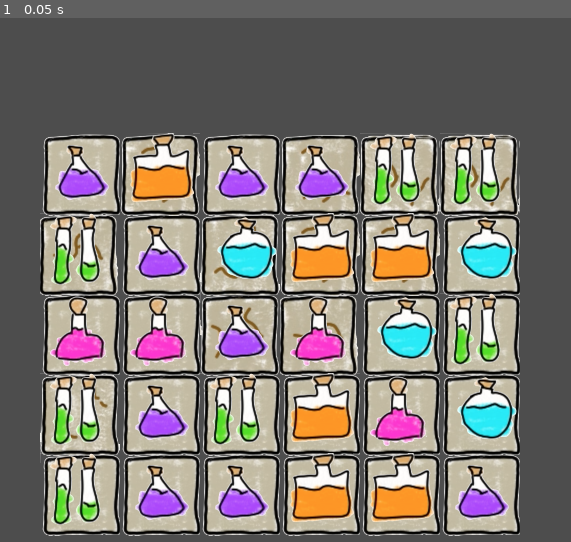
Above: before the commit, frame 1.
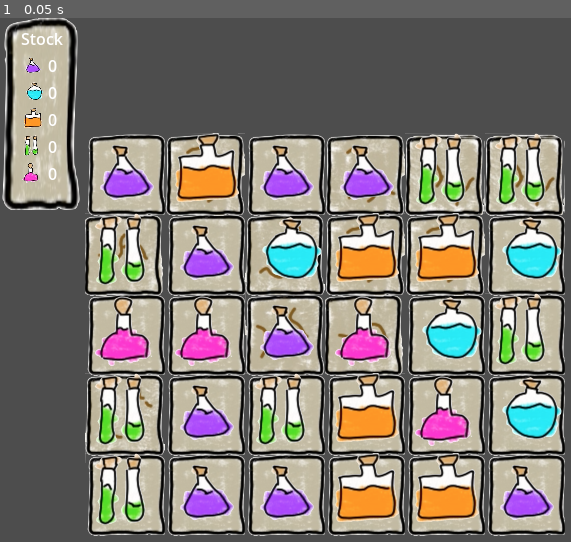
Above: after the commit, the same moment.

Repository: cncarey/PirateSoftwareJam15
Game: Godot game, scene res://Scenes/MainShop.tscn
Same seed, same stepped clock (60 frames per second), same inputs: the game is played once before the commit and once after it. The project has no main scene, so this scene is started directly.
Inputs:
- Up to frame 1 (0.05 s): no input

The runs differ from the first frame. In frame 1, 58% of the frame differs, in the area x 0-99%, y 0-99%.

Commit message:
#2 add basic UI for potions collected #3 and track/add/remove from the inventory
#2 add basic UI for potions collected #3 and track/add/remove from the inventory

Diff:
--- /dev/null
+++ b/Global.gd
@@ -0,0 +1,81 @@
+extends Node
+
+# Called when the node enters the scene tree for the first time.
+func _ready():
+	pass
+
+#purple
+@export var purple = 0 :
+	set(value):
+		purple = maxi(0, value)
+		purple_changed.emit(purple)
+	get:
+		return purple
+func tryTakePurple(dec: int) -> bool:
+	if purple - dec < 0:
+		return false
+	else:
+		purple -= dec
+		return true
+
+#blue
+@export var blue = 0 :
+	set(value):
+		blue = maxi(0, value)
+		blue_changed.emit(blue)
+	get:
+		return blue
+func tryTakeBlue(dec: int) -> bool:
+	if blue - dec < 0:
+		return false
+	else:
+		blue -= dec
+		return true
+
+#orange
+@export var orange = 0 :
+	set(value):
+		orange = maxi(0, value)
+		orange_changed.emit(orange)
+	get:
+		return orange
+func tryTakeOrange(dec: int) -> bool:
+	if orange - dec < 0:
+		return false
+	else:
+		orange -= dec
+		return true
+
+#green
+@export var green = 0 :
+	set(value):
+		green = maxi(0, value)
+		green_changed.emit(green)
+	get:
+		return green
+func tryTakeGreen(dec: int) -> bool:
+	if green - dec < 0:
+		return false
+	else:
+		green -= dec
+		return true
+
+#pink
+@export var pink = 0 :
+	set(value):
+		pink = maxi(0, value)
+		pink_changed.emit(pink)
+	get:
+		return pink
+func tryTakePink(dec: int) -> bool:
+	if pink - dec < 0:
+		return false
+	else:
+		pink -= dec
+		return true
+
+signal purple_changed(ammo)
+signal blue_changed(ammo)
+signal orange_changed(ammo)
+signal green_changed(ammo)
+signal pink_changed(ammo)
--- a/Scenes/MainShop.tscn
+++ b/Scenes/MainShop.tscn
@@ -1,14 +1,17 @@
-[gd_scene load_steps=2 format=3 uid="uid://c1sm4f0hdd0g6"]
+[gd_scene load_steps=3 format=3 uid="uid://c1sm4f0hdd0g6"]
 
 [ext_resource type="Script" path="res://Scenes/grid.gd" id="1_8rfly"]
+[ext_resource type="PackedScene" uid="uid://8iu0ai5gbim8" path="res://UI/stock_ui.tscn" id="1_xwje5"]
 
 [node name="GameWindow" type="Node2D"]
+
+[node name="StockUI" parent="." instance=ExtResource("1_xwje5")]
 
 [node name="grid" type="Node2D" parent="."]
 script = ExtResource("1_8rfly")
 width = 6
 height = 5
-xStart = 80
+xStart = 125
 yStart = 480
 xOffset = 80
 yOffeset = 80
--- a/Scenes/grid.gd
+++ b/Scenes/grid.gd
@@ -137,25 +137,20 @@
 					var right = w + 1
 					if potions[left][h] != null && potions[right][h] != null:
 						if potions[left][h].curPotionType == curPotionType && potions[right][h].curPotionType == curPotionType:
-							updatePotion(potions[left][h] as potion)
-							updatePotion(potions[w][h] as potion)
-							updatePotion(potions[right][h] as potion)
+							potions[left][h].onMatch()
+							potions[w][h].onMatch()
+							potions[right][h].onMatch()
 				if h > 0 && h < height - 1:
 					var up = h - 1
 					var down = h + 1
 					if potions[w][up] != null && potions[w][down] != null:
 						if potions[w][up].curPotionType == curPotionType && potions[w][down].curPotionType == curPotionType:
-							updatePotion(potions[w][up] as potion)
-							updatePotion(potions[w][h] as potion)
-							updatePotion(potions[w][down] as potion)
+							potions[w][up].onMatch()
+							potions[w][h].onMatch()
+							potions[w][down].onMatch()
 
 	await get_tree().create_timer(.3).timeout
 	destroyMatched()
-
-func updatePotion(item: potion):
-	item.hasMatch = true
-	item.onMatch()
-	pass
 
 func destroyMatched():
 	for w in width:
@@ -164,3 +159,17 @@
 				if potions[w][h].hasMatch:
 					potions[w][h].queue_free()
 					potions[w][h] = null
+
+	await get_tree().create_timer(.3).timeout
+	collapseColumns()
+
+func collapseColumns():
+	for w in width:
+		for h in height:
+			if potions[w][h] == null:
+				for k in range(h + 1, height):
+					if potions[w][k] != null:
+						potions[w][k].move(gridToPixel(w, h))
+						potions[w][h] = potions[w][k]
+						potions[w][k] = null
+						break
--- a/Scenes/potion.gd
+++ b/Scenes/potion.gd
@@ -24,4 +24,17 @@
 func onMatch():
 	sprite_2d.modulate = Color(1,1,1,.5)
 	#update my corresponding inventory item
-	pass
+	if !hasMatch:
+		match curPotionType:
+			potionTypes.purple:
+				Global.purple += 1
+			potionTypes.blue:
+				Global.blue += 1
+			potionTypes.orange:
+				Global.orange += 1
+			potionTypes.green:
+				Global.green += 1
+			potionTypes.pink:
+				Global.pink += 1
+
+	hasMatch = true
--- /dev/null
+++ b/UI/stock_ui.gd
@@ -0,0 +1,38 @@
+extends Control
+
+@onready var purple_count = %PurpleCount
+@onready var blue_count = %BlueCount
+@onready var orange_count = %OrangeCount
+@onready var green_count = %GreenCount
+@onready var pink_count = %PinkCount
+
+
+# Called when the node enters the scene tree for the first time.
+func _ready():
+	updatePurple(Global.purple)
+	updateBlue(Global.blue)
+	updateOrange(Global.orange)
+	updateGreen(Global.green)
+	updatePink(Global.pink)
+
+	Global.purple_changed.connect(updatePurple)
+	Global.blue_changed.connect(updateBlue)
+	Global.orange_changed.connect(updateOrange)
+	Global.green_changed.connect(updateGreen)
+	Global.pink_changed.connect(updatePink)
+	pass # Replace with function body.
+
+func updatePurple(count: int):
+	purple_count.text = str(count)
+
+func updateBlue(count: int):
+	blue_count.text = str(count)
+
+func updateOrange(count: int):
+	orange_count.text = str(count)
+
+func updateGreen(count: int):
+	green_count.text = str(count)
+
+func updatePink(count: int):
+	pink_count.text = str(count)
--- /dev/null
+++ b/UI/stock_ui.tscn
@@ -0,0 +1,139 @@
+[gd_scene load_steps=9 format=3 uid="uid://8iu0ai5gbim8"]
+
+[ext_resource type="Script" path="res://UI/stock_ui.gd" id="1_debrp"]
+[ext_resource type="Texture2D" uid="uid://q7lgopk72l3c" path="res://Assets/alchemyArt.png" id="1_fjrp3"]
+
+[sub_resource type="AtlasTexture" id="AtlasTexture_vrwxp"]
+atlas = ExtResource("1_fjrp3")
+region = Rect2(803, 183, 160, 161)
+
+[sub_resource type="AtlasTexture" id="AtlasTexture_hwxeq"]
+atlas = ExtResource("1_fjrp3")
+region = Rect2(0, 0, 160, 160)
+
+[sub_resource type="AtlasTexture" id="AtlasTexture_eils8"]
+atlas = ExtResource("1_fjrp3")
+region = Rect2(160, 0, 160, 160)
+
+[sub_resource type="AtlasTexture" id="AtlasTexture_k4p7p"]
+atlas = ExtResource("1_fjrp3")
+region = Rect2(320, 0, 160, 160)
+
+[sub_resource type="AtlasTexture" id="AtlasTexture_83o47"]
+atlas = ExtResource("1_fjrp3")
+region = Rect2(480, 0, 160, 160)
+
+[sub_resource type="AtlasTexture" id="AtlasTexture_e6jkk"]
+atlas = ExtResource("1_fjrp3")
+region = Rect2(650, 0, 160, 160)
+
+[node name="StockUI" type="Control"]
+layout_mode = 3
+anchors_preset = 15
+anchor_right = 1.0
+anchor_bottom = 1.0
+grow_horizontal = 2
+grow_vertical = 2
+script = ExtResource("1_debrp")
+
+[node name="NinePatchRect" type="NinePatchRect" parent="."]
+layout_mode = 0
+offset_right = 80.0
+offset_bottom = 192.0
+texture = SubResource("AtlasTexture_vrwxp")
+patch_margin_left = 15
+patch_margin_top = 14
+patch_margin_right = 12
+patch_margin_bottom = 11
+
+[node name="MarginContainer" type="MarginContainer" parent="."]
+layout_mode = 2
+offset_right = 56.0
+offset_bottom = 172.0
+theme_override_constants/margin_left = 21
+theme_override_constants/margin_top = 9
+theme_override_constants/margin_right = 7
+theme_override_constants/margin_bottom = 0
+
+[node name="VBoxContainer" type="VBoxContainer" parent="MarginContainer"]
+layout_mode = 2
+
+[node name="Stock" type="Label" parent="MarginContainer/VBoxContainer"]
+layout_mode = 2
+text = "Stock"
+
+[node name="PurpleContainer" type="HBoxContainer" parent="MarginContainer/VBoxContainer"]
+unique_name_in_owner = true
+layout_mode = 2
+
+[node name="PurpleIcon" type="TextureRect" parent="MarginContainer/VBoxContainer/PurpleContainer"]
+unique_name_in_owner = true
+layout_mode = 2
+texture = SubResource("AtlasTexture_hwxeq")
+expand_mode = 3
+
+[node name="PurpleCount" type="Label" parent="MarginContainer/VBoxContainer/PurpleContainer"]
+unique_name_in_owner = true
+layout_mode = 2
+text = "0
+"
+
+[node name="BlueContainer" type="HBoxContainer" parent="MarginContainer/VBoxContainer"]
+unique_name_in_owner = true
+layout_mode = 2
+
+[node name="BlueIcon" type="TextureRect" parent="MarginContainer/VBoxContainer/BlueContainer"]
+unique_name_in_owner = true
+layout_mode = 2
+texture = SubResource("AtlasTexture_eils8")
+expand_mode = 3
+
+[node name="BlueCount" type="Label" parent="MarginContainer/VBoxContainer/BlueContainer"]
+unique_name_in_owner = true
+layout_mode = 2
+text = "0"
+
+[node name="OrangeContainer" type="HBoxContainer" parent="MarginContainer/VBoxContainer"]
+unique_name_in_owner = true
+layout_mode = 2
+
+[node name="OrangeIcon" type="TextureRect" parent="MarginContainer/VBoxContainer/OrangeContainer"]
+unique_name_in_owner = true
+layout_mode = 2
+texture = SubResource("AtlasTexture_k4p7p")
+expand_mode = 3
+
+[node name="OrangeCount" type="Label" parent="MarginContainer/VBoxContainer/OrangeContainer"]
+unique_name_in_owner = true
+layout_mode = 2
+text = "0"
+
+[node name="GreenContainer" type="HBoxContainer" parent="MarginContainer/VBoxContainer"]
+unique_name_in_owner = true
+layout_mode = 2
+
+[node name="GreenIcon" type="TextureRect" parent="MarginContainer/VBoxContainer/GreenContainer"]
+unique_name_in_owner = true
+layout_mode = 2
+texture = SubResource("AtlasTexture_83o47")
+expand_mode = 3
+
+[node name="GreenCount" type="Label" parent="MarginContainer/VBoxContainer/GreenContainer"]
+unique_name_in_owner = true
+layout_mode = 2
+text = "0"
+
+[node name="PinkContainer" type="HBoxContainer" parent="MarginContainer/VBoxContainer"]
+unique_name_in_owner = true
+layout_mode = 2
+
+[node name="PinkIcon" type="TextureRect" parent="MarginContainer/VBoxContainer/PinkContainer"]
+unique_name_in_owner = true
+layout_mode = 2
+texture = SubResource("AtlasTexture_e6jkk")
+expand_mode = 3
+
+[node name="PinkCount" type="Label" parent="MarginContainer/VBoxContainer/PinkContainer"]
+unique_name_in_owner = true
+layout_mode = 2
+text = "0"
--- a/project.godot
+++ b/project.godot
@@ -13,6 +13,10 @@
 config/name="PirateSoftwareJam15"
 config/features=PackedStringArray("4.2", "GL Compatibility")
 config/icon="res://icon.svg"
+
+[autoload]
+
+Global="*res://Global.gd"
 
 [display]
 
